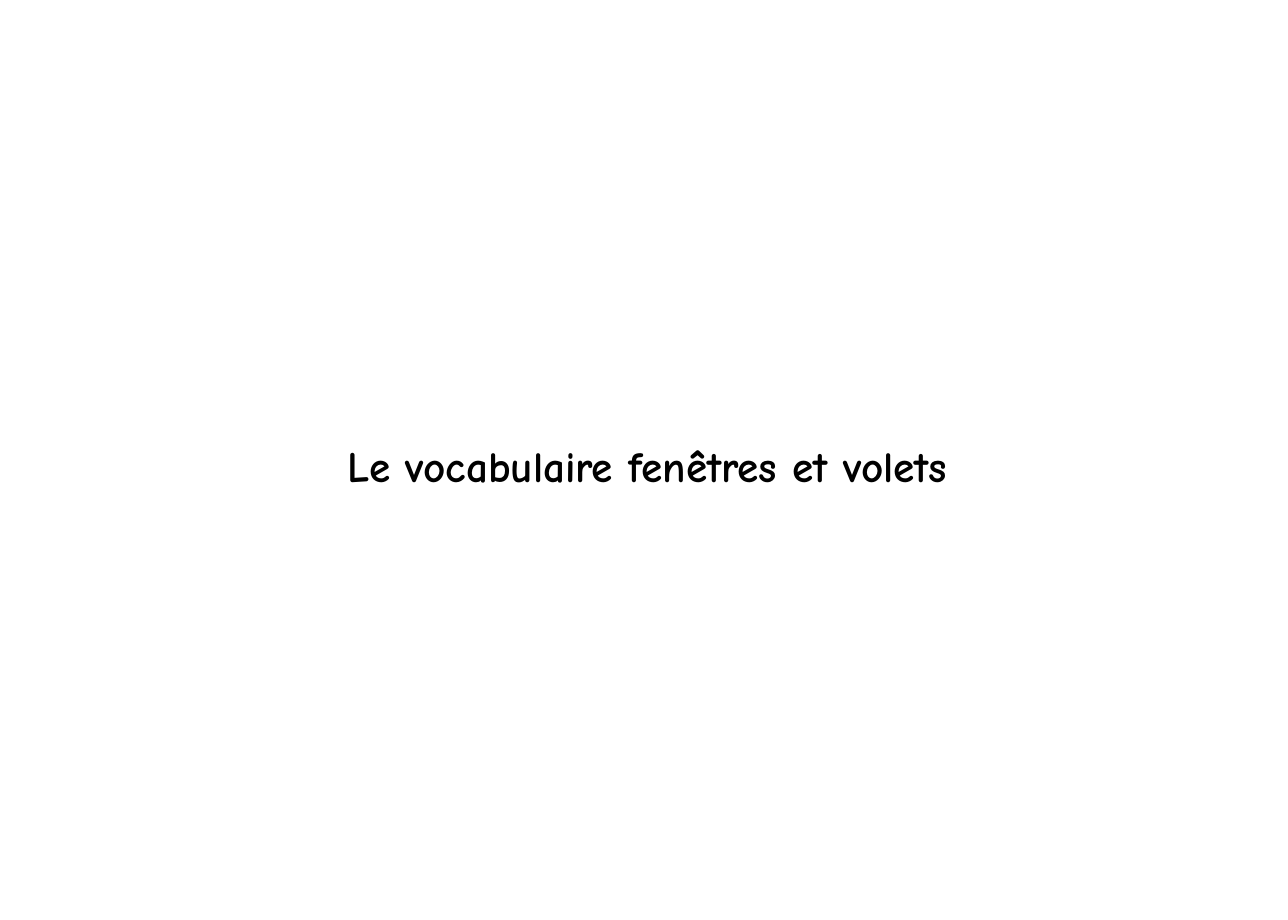
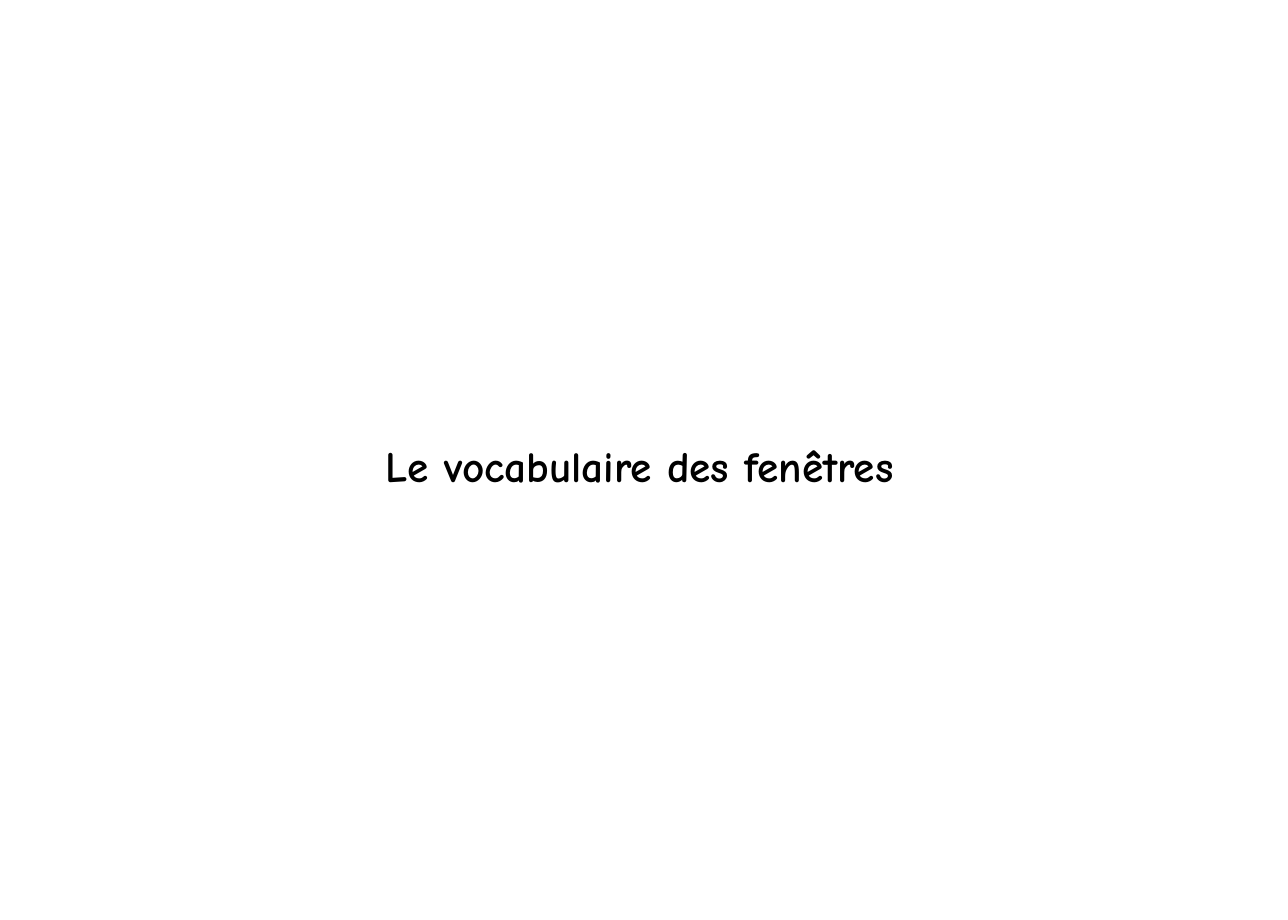
Before and after one commit to kduchevreuil/Cours-Menuiserie, a slide deck: slide 2 of Dossier Fenetre Volet/Dossier Fenetre Volet.pptx. Drawn at 1288x920 pixels with LibreOffice and Linux fonts; fonts in the diff are those of the drawing. Boxes give left, top, right and bottom in pixels: in the first picture for what was removed or moved away, otherwise in the second. Text is boxed around its words. In the diff, an @@ line names an element or a change of style, - is before the commit and + after.

```diff
--- a/Dossier Fenetre Volet/Dossier Fenetre Volet.pptx
+++ b/Dossier Fenetre Volet/Dossier Fenetre Volet.pptx
@@ text in rectangle at (x1=386, y1=450, x2=894, y2=483): text changed @@
-Le vocabulaire fenêtres et volets
+Le vocabulaire des fenêtres
```
Also in this commit, not shown: 2 other slides changed, 3 slides added, 3 other files.
